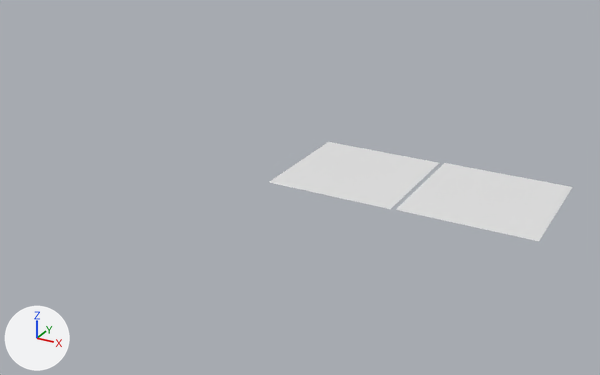
One commit to the Blender file whereisdisplacement.blend: the scene before it, then after it.
Camera for both pictures: a 50 mm camera at (5.02, -10.95, 5.01) aimed at (-0.26, -1.36, 0.21). The axes (+X, +Y, +Z) are drawn at lower left. The lights are the same throughout.

The older version as bpy lines, for what is in view:
```python
me_plane = bpy.data.meshes.new('Plane')
me_plane.from_pydata([(-1.0, -1.0, 0.0), (1.0, -1.0, 0.0), (-1.0, 1.0, 0.0), (1.0, 1.0, 0.0)], [], [(0, 1, 3, 2)])
me_plane.materials.append(mat_ambientcg)  # its picture is missing
me_plane_001 = bpy.data.meshes.new('Plane.001')
me_plane_001.from_pydata([(-1.0, -1.0, 0.0), (1.0, -1.0, 0.0), (-1.0, 1.0, 0.0), (1.0, 1.0, 0.0)], [], [(0, 1, 3, 2)])
me_plane_001.materials.append(mat_ambientcg)  # its picture is missing
ob_plane = bpy.data.objects.new('Plane', me_plane)
ob_plane.location = (0.0, 0.0, 0.0)
ob_plane_001 = bpy.data.objects.new('Plane.001', me_plane_001)
ob_plane_001.location = (2.1, -0.06, 0.04)
_m = ob_plane_001.modifiers.new('Subdivision', 'SUBSURF')
_m.subdivision_type = 'SIMPLE'
_m.use_adaptive_subdivision = True
```
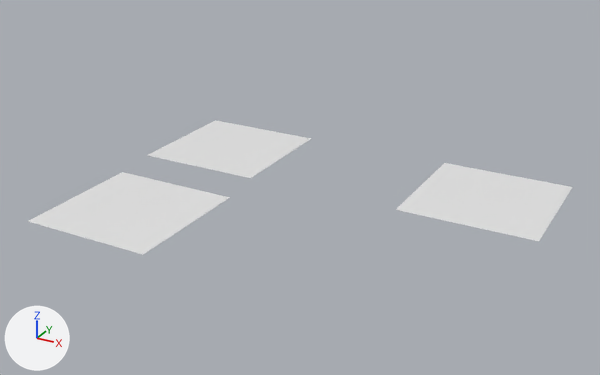
The change, as a list of edits to the scene's bpy script:
```text
Add mat_material_001:
    mat_material_001 = bpy.data.materials.new('Material.001')
    mat_material_001.displacement_method = 'BOTH'
    mat_material_001.use_nodes = True; mat_material_001.node_tree.nodes.clear()
    _N = mat_material_001.node_tree.nodes; _L = mat_material_001.node_tree.links
    n0 = _N.new('ShaderNodeOutputMaterial'); n0.name = 'Material Output'
    n1 = _N.new('ShaderNodeBsdfPrincipled'); n1.name = 'Principled BSDF'
    n1.distribution = 'GGX'
    n1.subsurface_method = 'RANDOM_WALK_SKIN'
    _L.new(n1.outputs[0], n0.inputs[0])  # 'BSDF' to 'Surface'
Add me_plane_002:
    me_plane_002.from_pydata([(-1.0, -1.0, 0.0), (1.0, -1.0, 0.0), (-1.0, 1.0, 0.0), (1.0, 1.0, 0.0)], [], [(0, 1, 3, 2)])
    me_plane_002.materials.append(mat_material_001)  # its picture is missing
Change ob_plane:
    ob_plane.location: (0.0, 0.0, 0.0) -> (-2.33, 0.0, 0.0)
Add ob_plane_002:
    ob_plane_002 = bpy.data.objects.new('Plane.002', me_plane_002)
    ob_plane_002.location = (-2.21, -2.75, 0.0)
```

Pixel boxes (x1, y1, x2, y2) of what changed, in the pictures (600 x 375 px):
'Plane', moved: before (269, 142, 439, 209); after (148, 120, 311, 178)
'Plane.002', added: after (28, 172, 230, 255)
